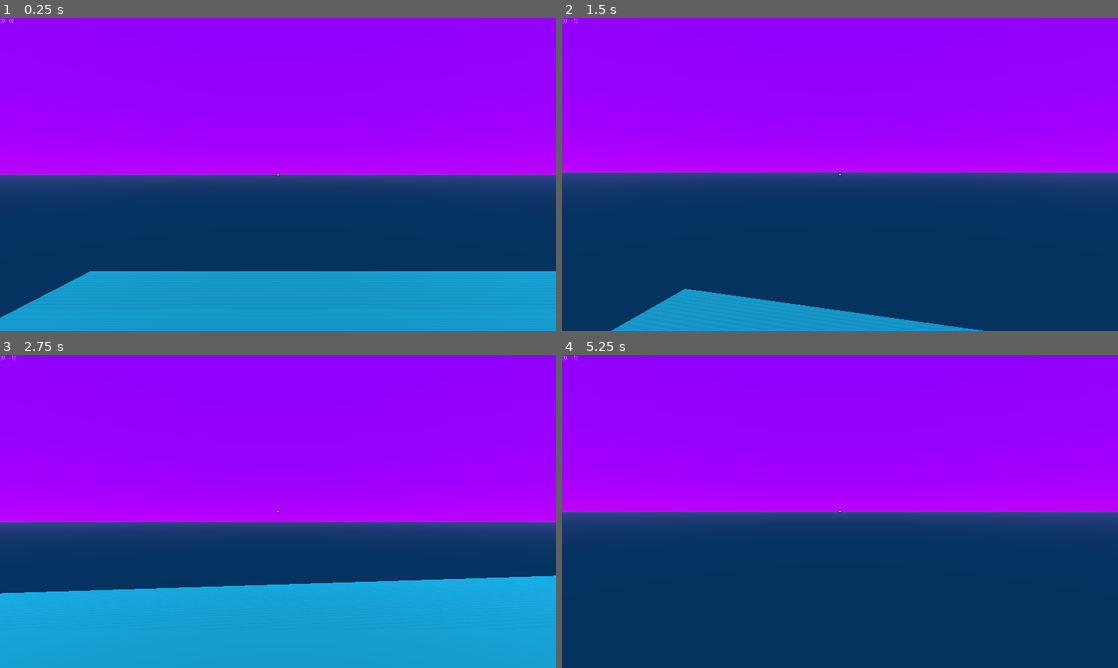
Above: before the commit, frames 1-4 (two rows, left to right).
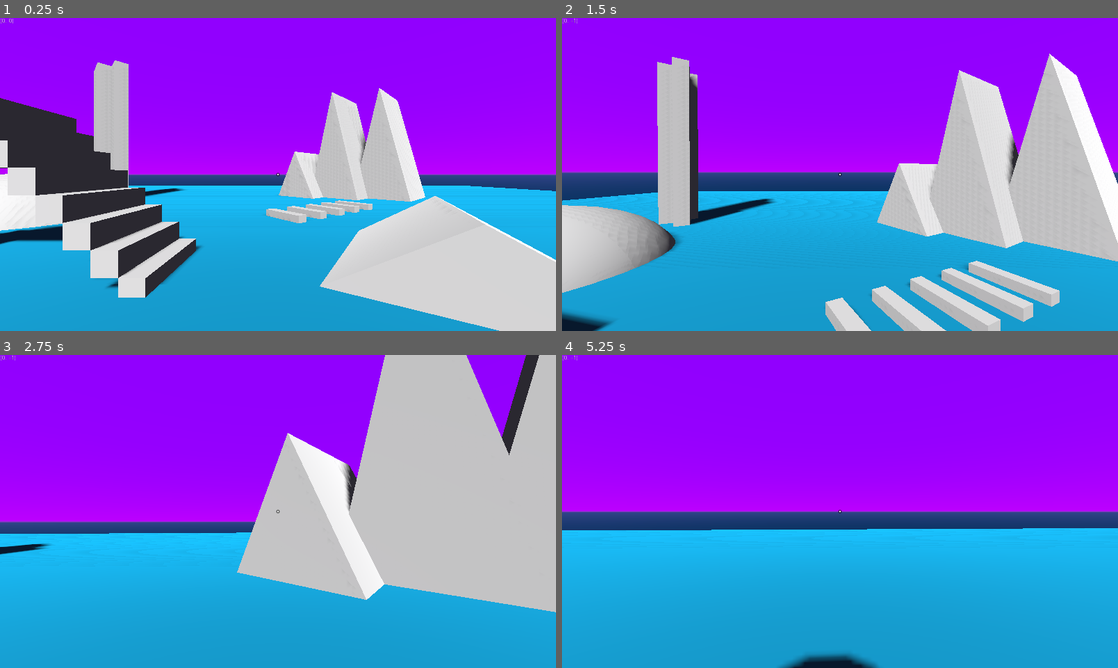
Above: after the commit, the same moments.

Repository: DeerTears/Embers-FPS-Controller
Game: Godot game, scene res://Main.tscn
Two runs of this game, one before a commit and one after it. Both use one fixed random seed, a clock stepped at 60 frames per second and the inputs below.
Inputs (mouse positions are in pixels of both pictures, inside the frame that each line leads up to):
- Up to frame 1 (0.25 s): no input
- Up to frame 2 (1.5 s): move the mouse to (867, 174) at 0.52 s; press the mouse at (867, 174) at 0.53 s; hold W (forward) from 0.53 s (still down); tap Space (jump) at 0.77, 0.8, 1.07, 1.35 s; move the mouse to (812, 174) at 1.27 s; release the mouse at (812, 174) at 1.28 s
- Up to frame 3 (2.75 s): keep holding W (forward); tap Space (jump) at 1.52, 1.82, 2.3 s; click (250, 511) at 1.55 s; move the mouse to (289, 505) at 2.02 s; press the mouse at (289, 505) at 2.03 s
- Up to frame 4 (5.25 s): keep holding W (forward); move the mouse to (834, 517) at 2.77 s; release the mouse at (834, 517) at 2.78 s; tap Shift (sprint) at 2.85 s; tap Space (jump) at 3.02, 3.32, 3.77, 3.8, 4.07, 4.35, 4.52, 4.82 s; click (834, 517) at 3.05 s; move the mouse to (878, 514) at 3.52 s; press the mouse at (878, 514) at 3.53 s; move the mouse to (795, 508) at 4.27 s; release the mouse at (795, 508) at 4.28 s; click (795, 508) at 4.55 s; move the mouse to (845, 511) at 5.02 s; press the mouse at (845, 511) at 5.03 s

The runs differ from the first frame. In frame 1, 46% of the frame differs, in the area x 0-100%, y 13-100%; in frame 2, 53%, in the area x 0-100%, y 11-100%; in frame 3, 41%; in frame 4, 44%.
Error before the commit: Attempt to call function 'is_colliding' in base 'null instance' on a null instance. (res://FPS-Controller/Player.gd:31)

Commit message:
fix broken nodepaths, misplaced character

Diff:
--- a/FPS-Controller/CharacterController.gd
+++ b/FPS-Controller/CharacterController.gd
@@ -79,7 +79,8 @@
 func _physics_process(_delta: float) -> void:
 	var direction = Vector3()
 	var has_pressed_jump: bool = false
-	increment_airframes()
+	var is_on_floor = is_on_floor()
+
 	camera_node.global_transform.basis = look_target.global_transform.basis
 	camera_node.global_transform.origin = Vector3(
 		look_target.global_transform.origin.x,
@@ -92,6 +93,7 @@
 		),
 		look_target.global_transform.origin.z
 	)
+
 	if can_handle_input:
 		var input_vector := Input.get_vector("left", "right", "forward", "back")
 		has_pressed_jump = Input.is_action_just_pressed("jump")
@@ -103,13 +105,20 @@
 	velocity = velocity.linear_interpolate(
 		Vector3(direction.x, velocity.y, direction.z), acceleration
 	)
+
+	if is_on_floor:
+		airframe_counter = 0
+	else:
+		airframe_counter += 1
+
 	if has_pressed_jump:
-		if is_on_floor() or airframe_counter < coyote_time:
+		if is_on_floor or airframe_counter < coyote_time:
 			velocity.y = 0.0
 			airframe_counter = coyote_time
 			velocity.y += jump_strength
 	else:
 		velocity += Vector3(0, gravity, 0)
+
 	# stop_on_slopes and max_angle args don't apply to RayShape CollisionShapes.
 	velocity = move_and_slide(velocity, Vector3.UP)
 
@@ -132,12 +141,6 @@
 	rotate_head(input_vector.x, input_vector.y, USE_SMOOTHING)
 
 
-## Increases airframe counter when in the air.
-func increment_airframes() -> void:
-	airframe_counter = 0 if is_on_floor() else airframe_counter + 1
-	airframe_counter = clamp(airframe_counter, 0, coyote_time)
-
-
 ## Rotates camera
 func rotate_head(look_x: float, look_y: float, has_smoothing: bool) -> void:
 	if has_smoothing:
--- a/FPS-Controller/Player.gd
+++ b/FPS-Controller/Player.gd
@@ -7,8 +7,8 @@
 """
 
 onready var player_body: KinematicBody = $Body
-onready var cursor_ray: RayCast = $Body/HeadCamera/CursorRay
-onready var shoot_ray: RayCast = $Body/HeadCamera/ShootRay
+onready var cursor_ray: RayCast = $Body/Camera/CursorRay
+onready var shoot_ray: RayCast = $Body/Camera/ShootRay
 onready var debug_label: Label = $CanvasLayer/DebugLabel
 
 func _unhandled_input(event: InputEvent) -> void:
--- a/Main.tscn
+++ b/Main.tscn
@@ -400,4 +400,4 @@
 shape = SubResource( 20 )
 
 [node name="Player" parent="." instance=ExtResource( 1 )]
-transform = Transform( 1, 0, 0, 0, 1, 0, 0, 0, 1, -27.6081, 25.0575, -17.6517 )
+transform = Transform( 1, 0, 0, 0, 1, 0, 0, 0, 1, 5.30028, 3.54816, 25.5934 )
